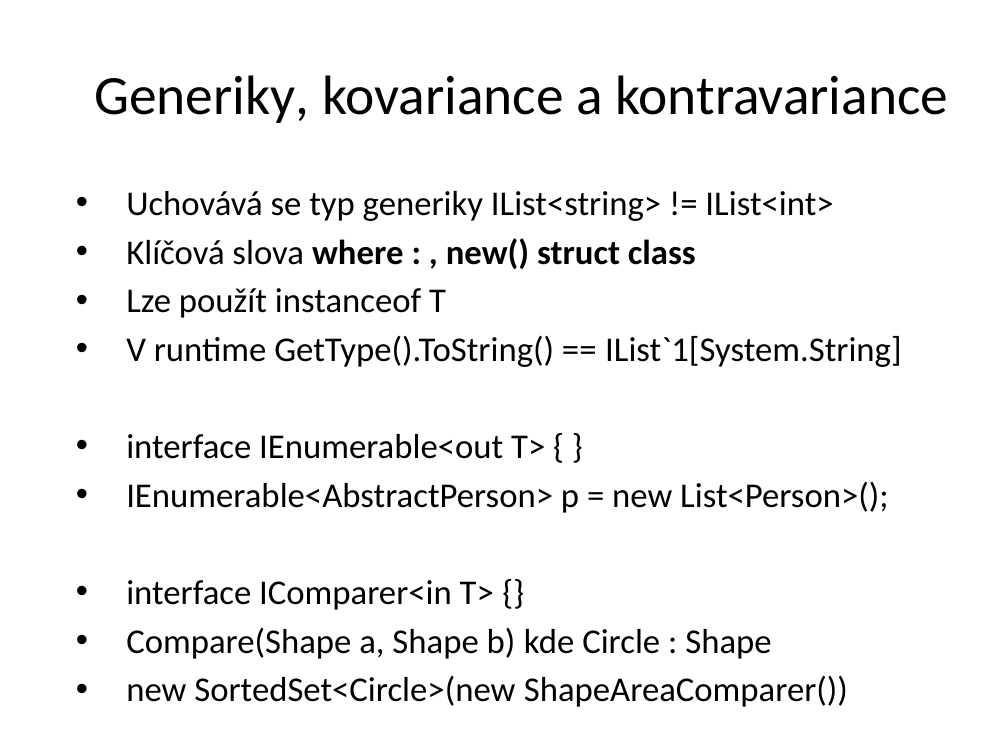
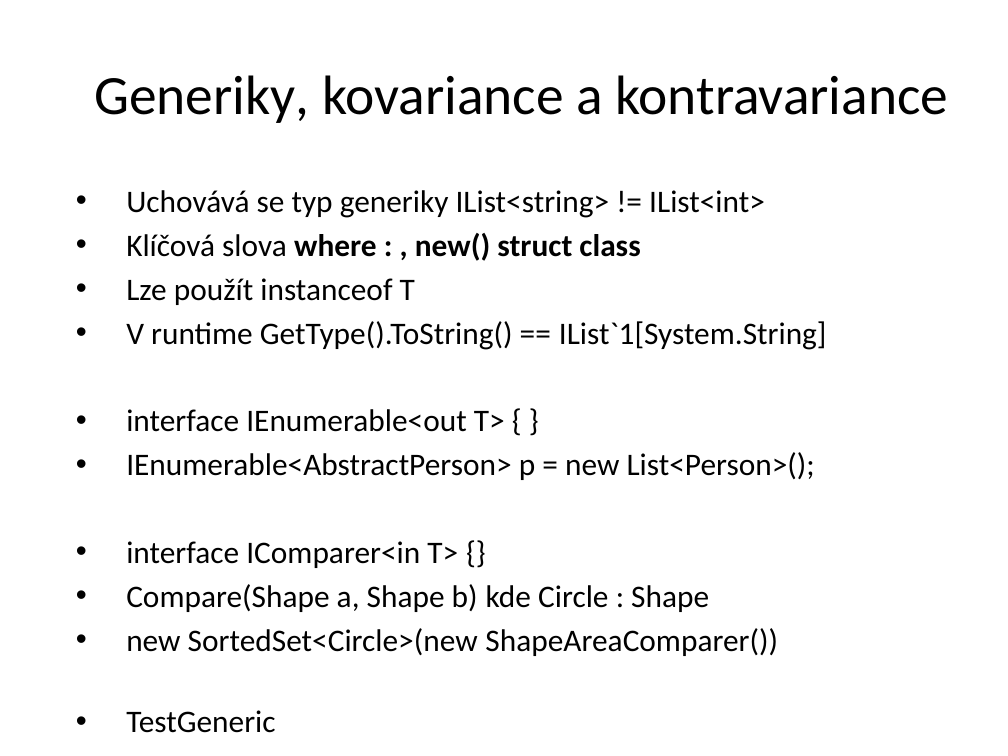
Before and after one commit to petrbalat/Skoleni-Csharp-NET, a slide deck: slide 14 of prezentace.pptx. Drawn at 1008x756 pixels with LibreOffice and Linux fonts; fonts in the diff are those of the drawing; background and template pictures are left out. Boxes give left, top, right and bottom in pixels: in the first picture for what was removed or moved away, otherwise in the second. Text is boxed around its words. In the diff, an @@ line names an element or a change of style, - is before the commit and + after.

Commit message:
+ test generiky

```diff
--- a/prezentace.pptx
+++ b/prezentace.pptx
@@ text at [126,190,827,656]: paragraph added @@
+• TestGeneric
@@ text at [126,190,827,656]: size 24.8 to 22.4 pt @@
```
Also in this commit, not shown: 4 other slides changed, 2 slides added, 4 other files.
